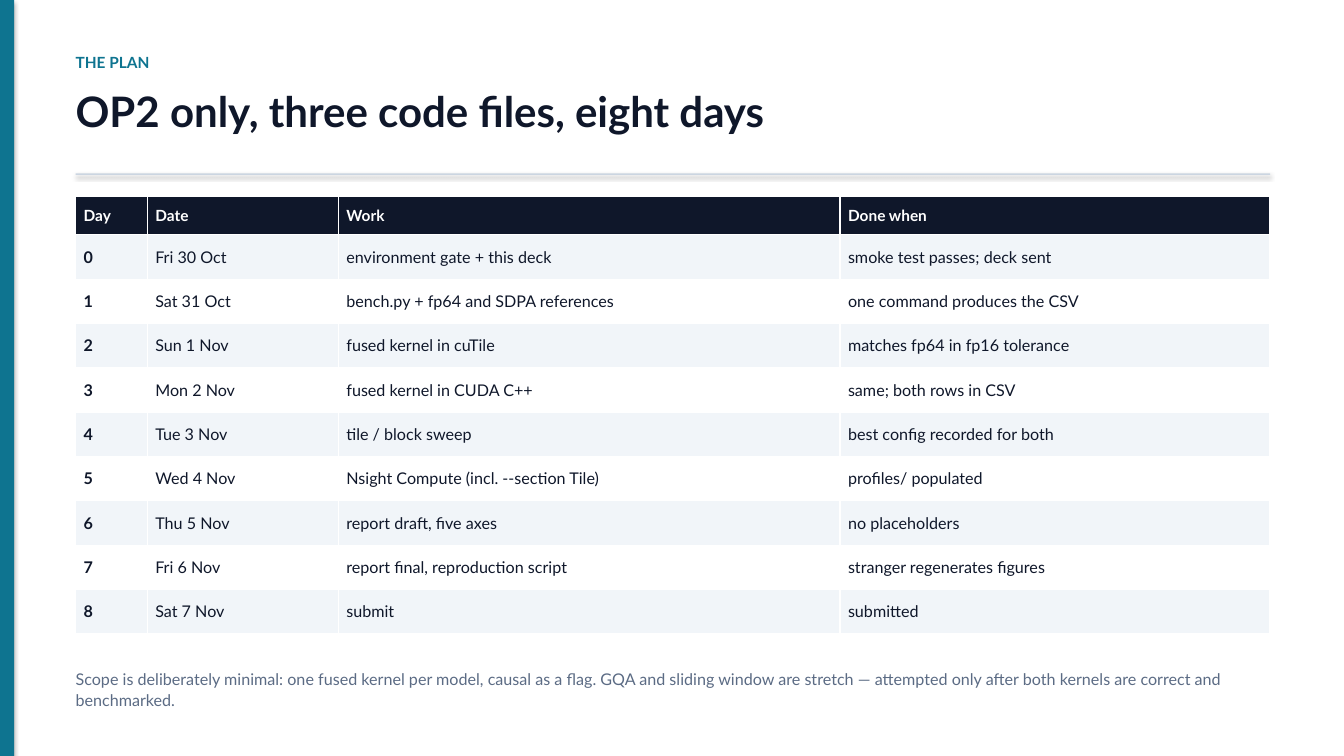
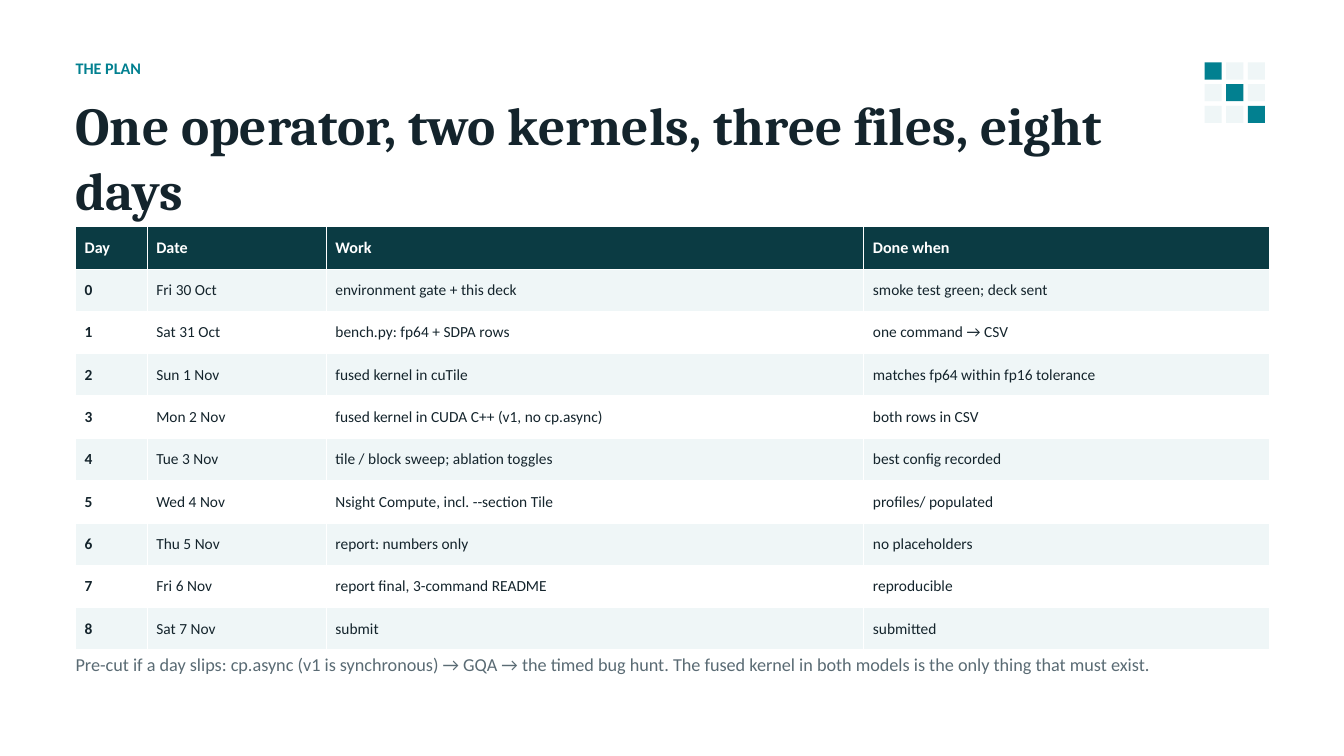
Before and after one commit to harshith0518/CS6203---Attention-Operator-Porject, a slide deck: slide 11 of docs/op2-attention-slides.pptx (slide 14 before the commit). Drawn at 1344x756 pixels with LibreOffice and Linux fonts; fonts in the diff are those of the drawing. Boxes give left, top, right and bottom in pixels: in the first picture for what was removed or moved away, otherwise in the second. Text is boxed around its words. In the diff, an @@ line names an element or a change of style, - is before the commit and + after.

```diff
--- a/docs/op2-attention-slides.pptx
+++ b/docs/op2-attention-slides.pptx
@@ rectangle removed at (x1=0, y1=0, x2=14, y2=756) @@
@@ text "THE PLAN" at (x1=76, y1=63, x2=141, y2=74): size 11 to 11.5 pt, font Lato to Calibri, text colour #0E7490 to #028090; more space between paragraphs @@
@@ rectangle added at (x1=1205, y1=63, x2=1222, y2=80), fill #028090 @@
@@ rectangle added at (x1=1205, y1=84, x2=1222, y2=101), fill #EFF6F7 @@
@@ rectangle added at (x1=1226, y1=63, x2=1243, y2=80), fill #EFF6F7 @@
@@ rectangle added at (x1=1226, y1=84, x2=1243, y2=101), fill #028090 @@
@@ rectangle added at (x1=1248, y1=63, x2=1265, y2=80), fill #EFF6F7 @@
@@ rectangle added at (x1=1248, y1=84, x2=1265, y2=101), fill #EFF6F7 @@
@@ text at (x1=76, y1=107, x2=1102, y2=221): text changed; size 30 to 38 pt; font Lato to Cambria; text colour #0F172A to #14242C @@
-OP2 only, three code files, eight days
+One operator, two kernels, three files, eight days
@@ rectangle added at (x1=1205, y1=106, x2=1222, y2=123), fill #EFF6F7 @@
@@ rectangle added at (x1=1226, y1=106, x2=1243, y2=123), fill #EFF6F7 @@
@@ rectangle added at (x1=1248, y1=106, x2=1265, y2=123), fill #028090 @@
@@ rectangle removed at (x1=76, y1=173, x2=1270, y2=175) @@
@@ table at (x1=76, y1=227, x2=1270, y2=650) @@
-row 2, column 4: smoke test passes; deck sent
+row 2, column 4: smoke test green; deck sent
-row 3, column 3: bench.py + fp64 and SDPA references
+row 3, column 3: bench.py: fp64 + SDPA rows
-row 3, column 4: one command produces the CSV
+row 3, column 4: one command → CSV
-row 4, column 4: matches fp64 in fp16 tolerance
+row 4, column 4: matches fp64 within fp16 tolerance
-row 5, column 3: fused kernel in CUDA C++
+row 5, column 3: fused kernel in CUDA C++ (v1, no cp.async)
-row 5, column 4: same; both rows in CSV
+row 5, column 4: both rows in CSV
-row 6, column 3: tile / block sweep
+row 6, column 3: tile / block sweep; ablation toggles
-row 6, column 4: best config recorded for both
+row 6, column 4: best config recorded
-row 7, column 3: Nsight Compute (incl. --section Tile)
+row 7, column 3: Nsight Compute, incl. --section Tile
-row 8, column 3: report draft, five axes
+row 8, column 3: report: numbers only
-row 9, column 3: report final, reproduction script
+row 9, column 3: report final, 3-command README
-row 9, column 4: stranger regenerates figures
+row 9, column 4: reproducible
@@ fill #0F172A to #0B3B43 in row 1 @@
@@ fill #F1F5F9 to #EFF6F7 in 20 cells @@
@@ size 11 to 11.5 pt in "Day", "Date", "Work", "Done when" @@
@@ font Lato to Calibri in "Day", "Date", "Work", "Done when" and 24 more places @@
@@ size 11.5 to 11 pt, text colour #0F172A to #14242C in "0", "Fri 30 Oct", "environment gate + this deck", "1" and 20 more places @@
@@ table resized from (x1=76, y1=197, x2=1271, y2=634) to (x1=76, y1=227, x2=1270, y2=650) @@
@@ text added at (x1=76, y1=658, x2=1149, y2=674), 13 pt, text #5A6B74 @@
+Pre-cut if a day slips: cp.async (v1 is synchronous) → GQA → the timed bug hunt. The fused kernel in both models is the only thing that must exist.
@@ text removed at (x1=76, y1=673, x2=1221, y2=706) @@
-Scope is deliberately minimal: one fused kernel per model, causal as a flag. GQA and sliding window are stretch — attempted only after both kernels are correct and benchmarked.
```
Also in this commit, not shown: 6 other slides changed, 5 slides added, 8 slides removed, 3 other files.
